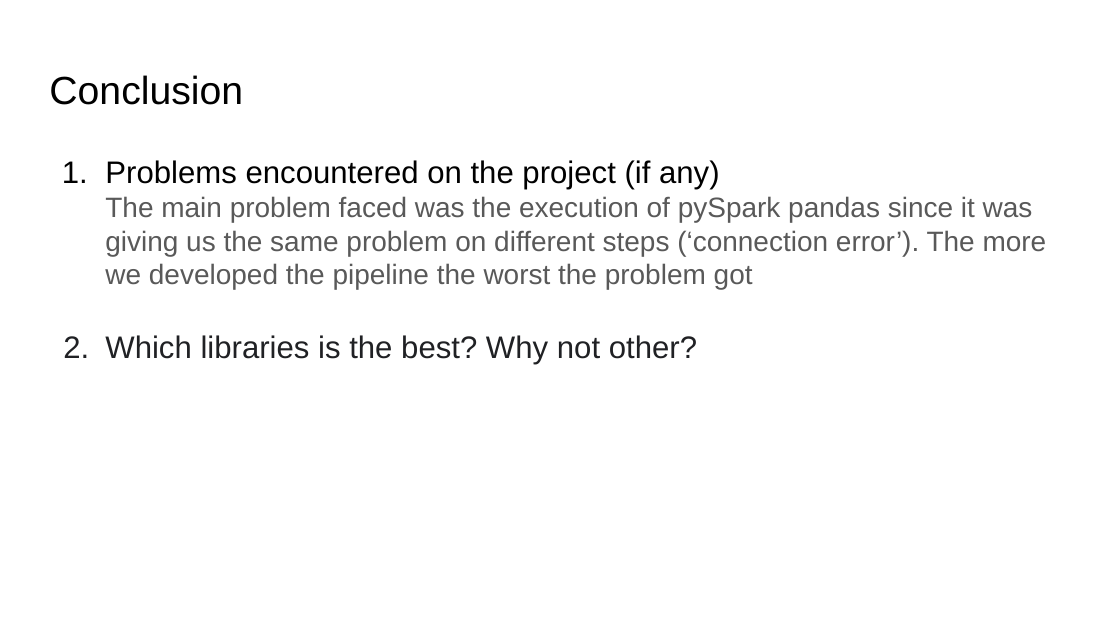
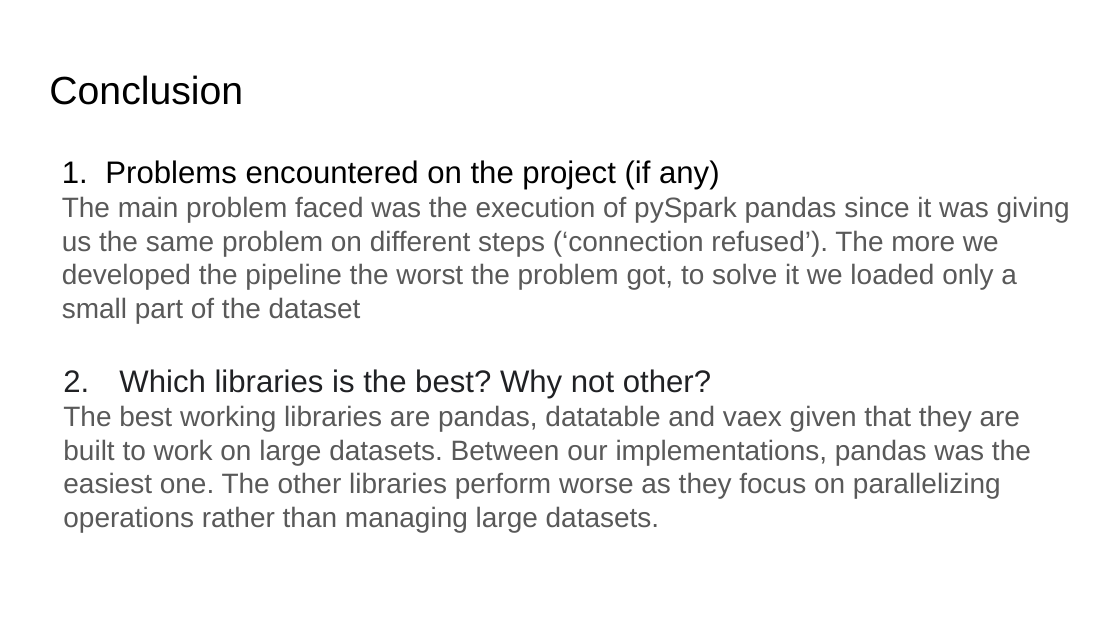
Before and after one commit to PaoloAttardi/Big_Data, a slide deck: slide 8 of Crypto Market Presentation.pptx. Drawn at 1120x630 pixels with LibreOffice and Linux fonts; fonts in the diff are those of the drawing. Boxes give left, top, right and bottom in pixels: in the first picture for what was removed or moved away, otherwise in the second. Text is boxed around its words. In the diff, an @@ line names an element or a change of style, - is before the commit and + after.

```diff
--- a/Crypto Market Presentation.pptx
+++ b/Crypto Market Presentation.pptx
@@ text at (x1=62, y1=160, x2=1070, y2=323): text changed @@
-1. Problems encountered on the project (if any)
-   The main problem faced was the execution of pySpark pandas since it was giving us the same problem on different steps (‘connection error’). The more we developed the pipeline the worst the problem got
+1. Problems encountered on the project (if any)
+The main problem faced was the execution of pySpark pandas since it was giving us the same problem on different steps (‘connection refused’). The more we developed the pipeline the worst the problem got, to solve it we loaded only a small part of the dataset
@@ text at (x1=119, y1=369, x2=711, y2=398): indent changed @@
@@ text at (x1=63, y1=405, x2=1031, y2=532): paragraph added @@
+The best working libraries are pandas, datatable and vaex given that they are built to work on large datasets. Between our implementations, pandas was the easiest one. The other libraries perform worse as they focus on parallelizing operations rather than managing large datasets.
```
Also in this commit, not shown: 3 other slides changed.
